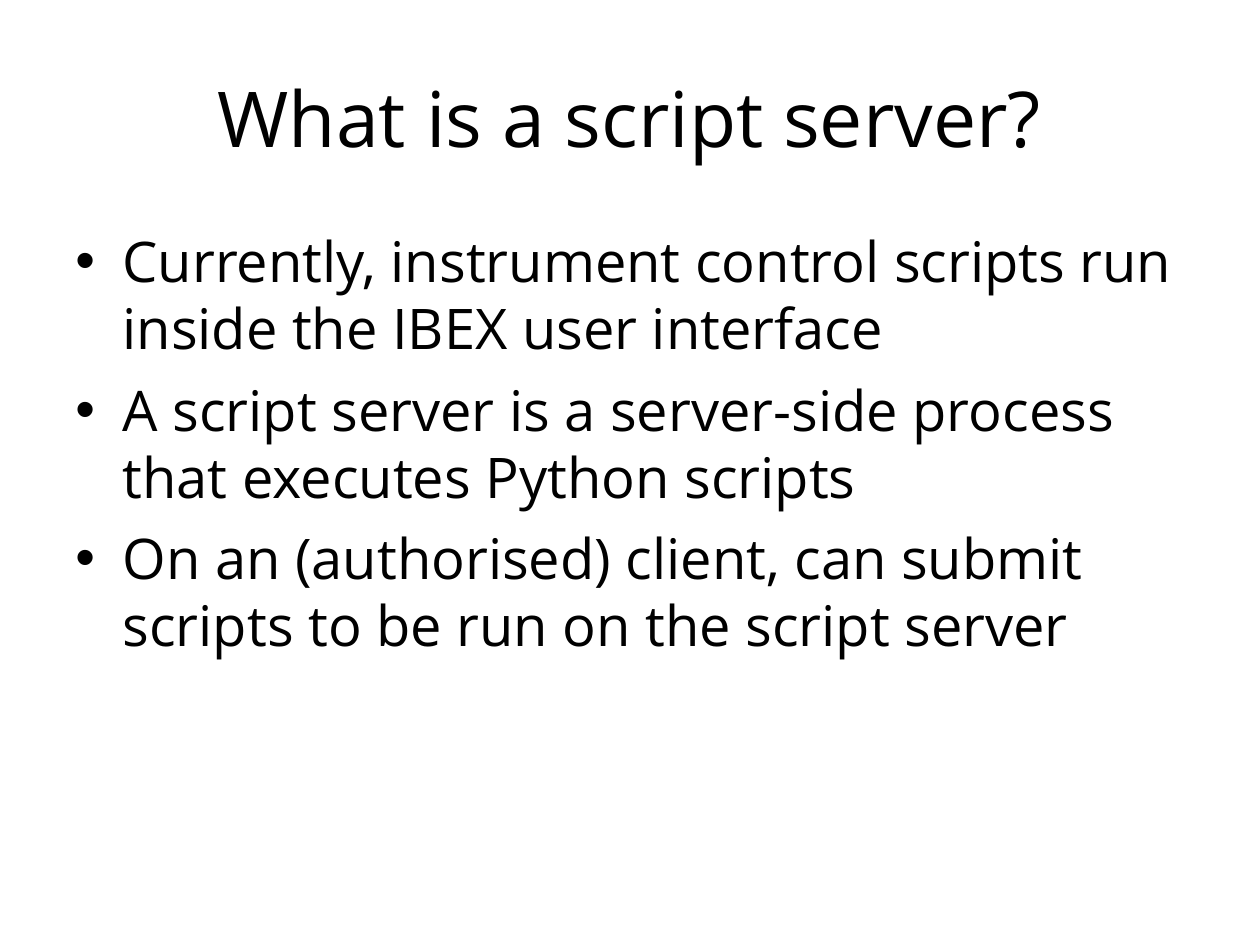
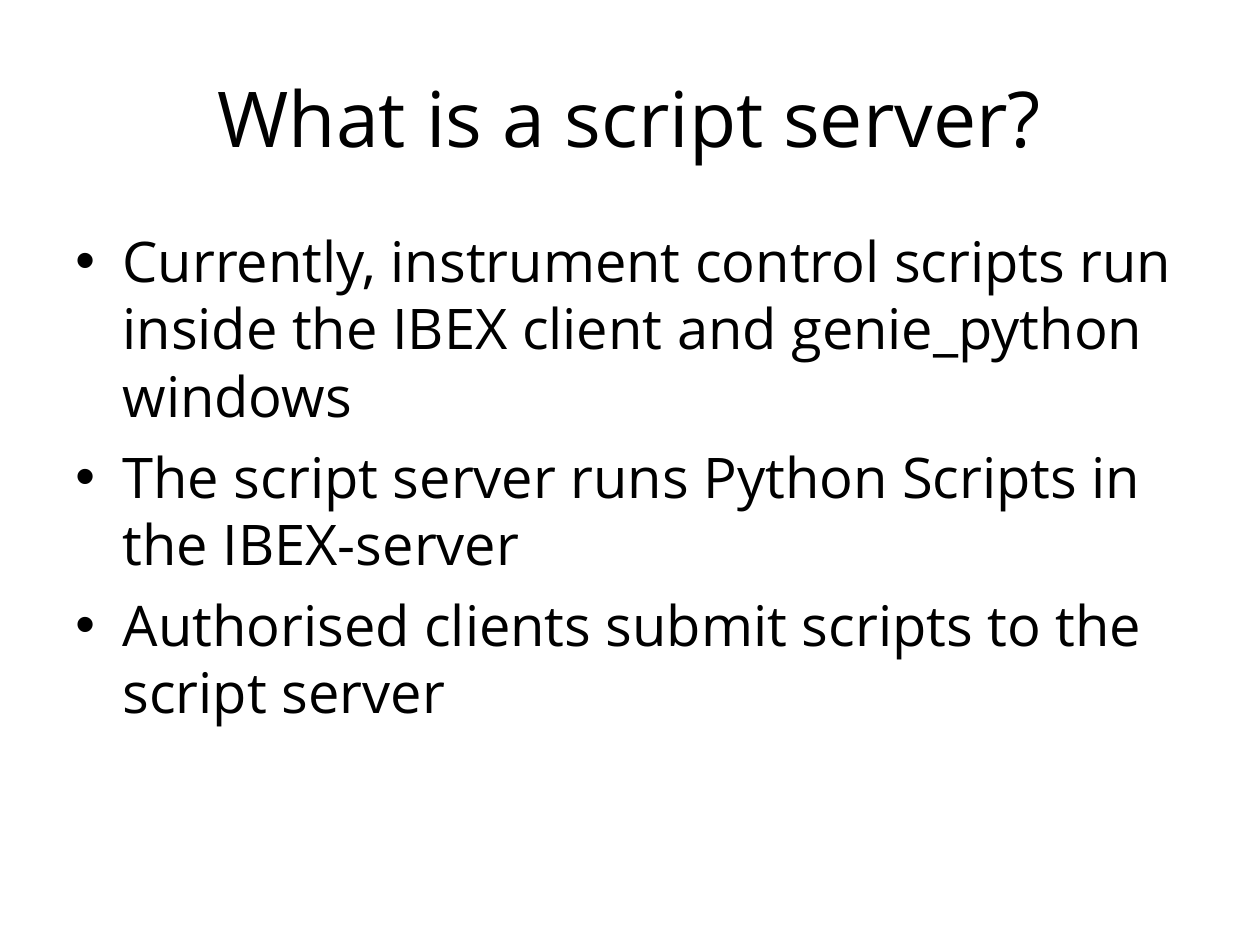
Before and after one commit to ISISComputingGroup/ibex_user_manual, a slide deck: slide 2 of nicos_changes.ppt. Drawn at 1260x945 pixels with LibreOffice and Linux fonts; fonts in the diff are those of the drawing; background and template pictures are left out. Boxes give left, top, right and bottom in pixels: in the first picture for what was removed or moved away, otherwise in the second. Text is boxed around its words. In the diff, an @@ line names an element or a change of style, - is before the commit and + after.

```diff
--- a/nicos_changes.ppt
+++ b/nicos_changes.ppt
@@ text at box(123, 239, 1172, 727): text changed @@
-• Currently, instrument control scripts run inside the IBEX user interface
-• A script server is a server-side process that executes Python scripts
-• On an (authorised) client, can submit scripts to be run on the script server
+• Currently, instrument control scripts run inside the IBEX client and genie_python windows
+• The script server runs Python Scripts in the IBEX-server
+• Authorised clients submit scripts to the script server
```
Also in this commit, not shown: 3 other slides changed, 2 slides added, 1 slide removed, 1 other file.
